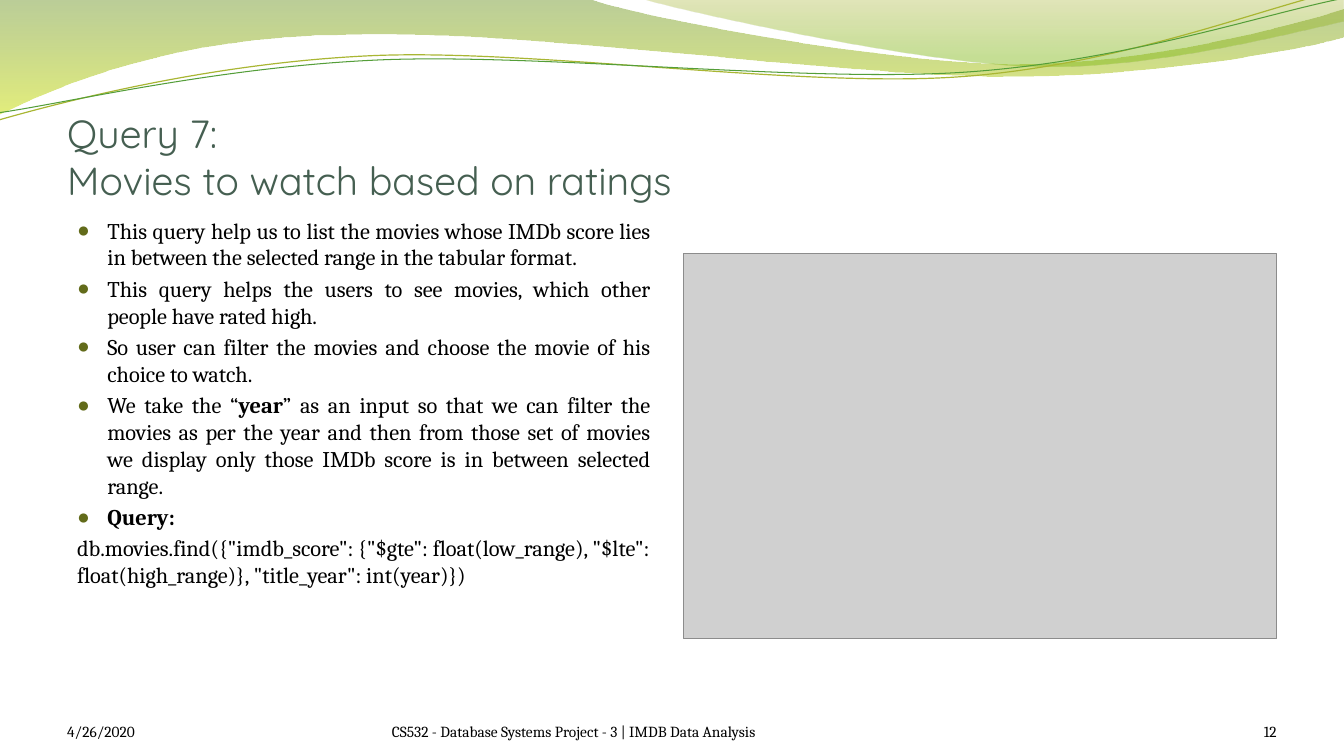
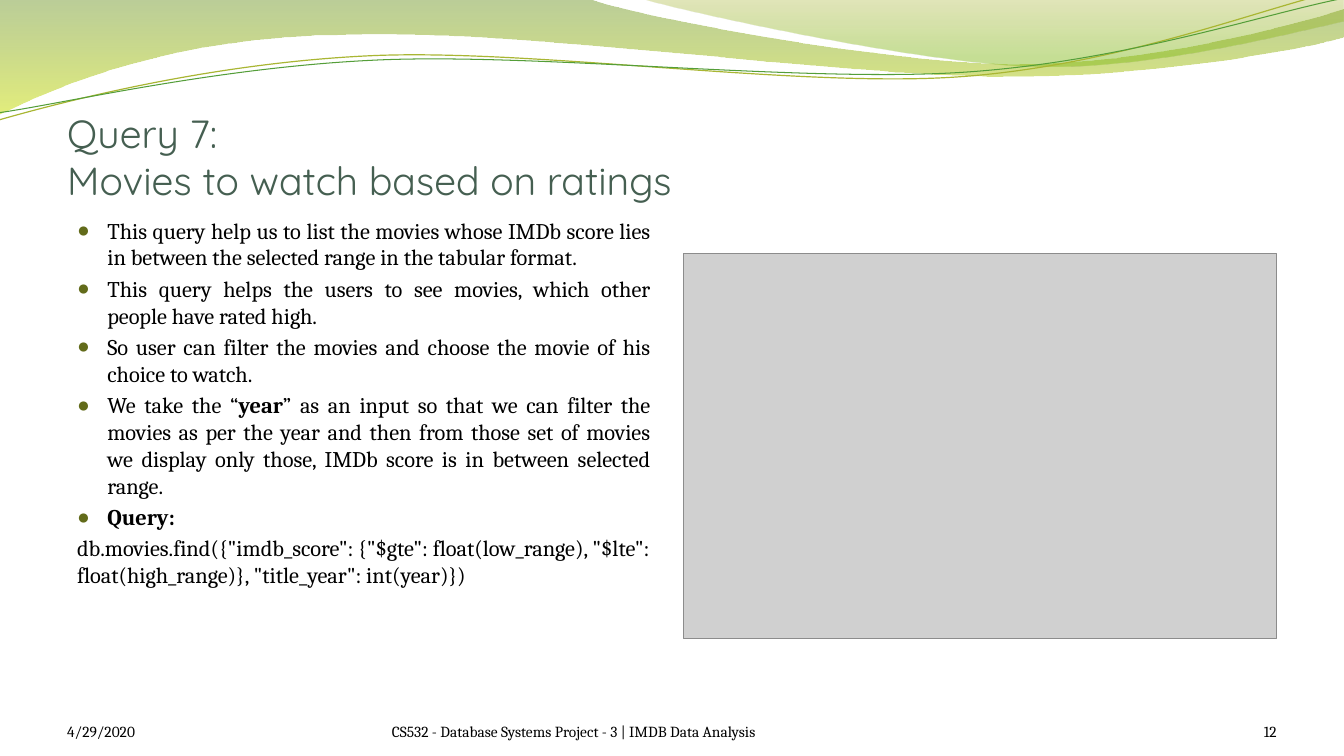
Before and after one commit to satrio-yudhoatmojo/CS532-Database-Systems-Spring-2020, a slide deck: slide 12 of Project-03/docs/saraf-yudhoatmojo_Presentation.pptx. Drawn at 1344x756 pixels with LibreOffice and Linux fonts; fonts in the diff are those of the drawing; grey boxes stand for pictures; background and template pictures are left out. Boxes give left, top, right and bottom in pixels: in the first picture for what was removed or moved away, otherwise in the second. Text is boxed around its words. In the diff, an @@ line names an element or a change of style, - is before the commit and + after.

```diff
--- a/Project-03/docs/saraf-yudhoatmojo_Presentation.pptx
+++ b/Project-03/docs/saraf-yudhoatmojo_Presentation.pptx
@@ text at box(107, 397, 650, 499): text changed @@
-● We take the “year” as an input so that we can filter the movies as per the year and then from those set of movies we display only those IMDb score is in between selected range.
+● We take the “year” as an input so that we can filter the movies as per the year and then from those set of movies we display only those, IMDb score is in between selected range.
@@ text at box(67, 726, 135, 739): text changed @@
-4/26/2020
+4/29/2020
```
Also in this commit, not shown: 14 other slides changed.
